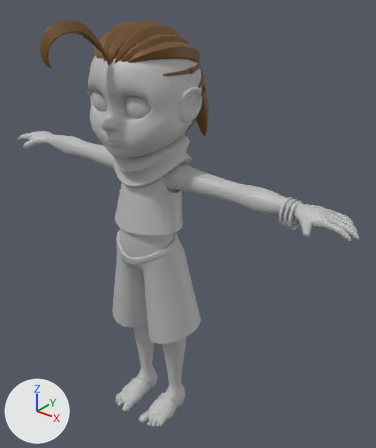
Renders of the FBX model 3dAssets/PlayerCharacter/playerCharacter.fbx from each side of a commit.
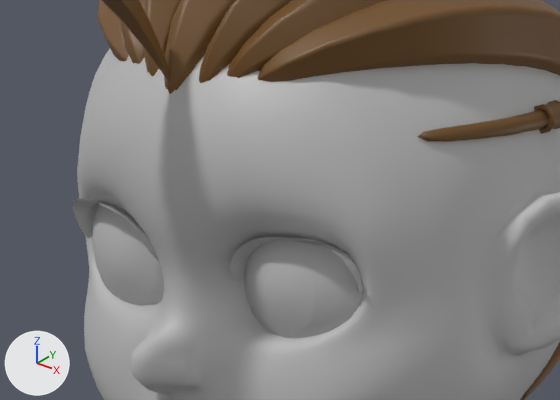
There are two pictures of each version: one whole from a camera (50 mm lens) standing at (1.065, -1.122, 1.504) and looking at (0.084, 0.104, 0.744), one close up on the part from 19% to 51% of the width and 10% to 29% of the height. Lighting does not change. The marker at lower left points along +X, +Y and +Z. Where no turn or scale is listed for an object, it has been applied to the vertices.

Names of what the first close-up shows: 'braids', 'eyeLashes', 'eyeLeft', 'eyeRight', 'hairTop', 'hairTwigBent', 'head'.
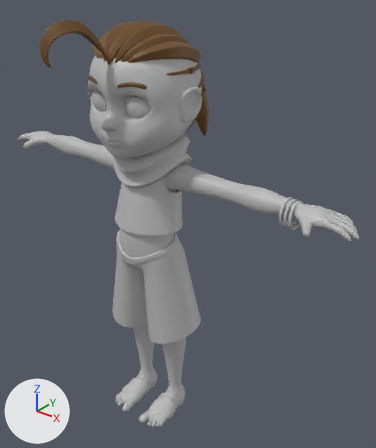
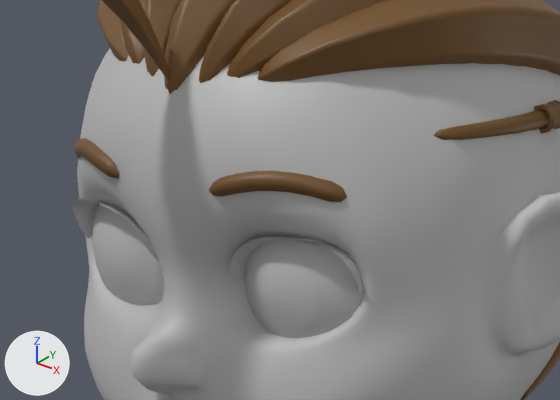
Boxes [x1, y1, x2, y2] around the edits, measured in the close-ups (560 x 400 px; the box of a moved part takes in the faces that stretch with it):
'friendEyeBrows', added (brown): after [74, 138, 347, 202]
'braids', reshaped: before [418, 110, 560, 400]; after [434, 110, 560, 400]
part 1 of me_mesh_005, moved or reshaped: before [418, 117, 533, 141]; after [434, 117, 533, 140]

What the commit changed:
me_mesh_005 has 925 vertices, 752 faces and spans x -0.159..0.159, y -0.153..0.102, z -0.109..0.124.
me_mesh_005 is used by ob_braids; location (0.0, 0.0872, 1.1414).
me_mesh_005 part 1: all 44 vertices in x 0.134..0.159, y -0.153..-0.045, z 0.113..0.124 are multiplied about their middle by the matrix ((0.894, -0.03, -0.02), (0.146, 0.91, 0.02), (0.0, 0.0, 1.0)), then moved by (0.001, 0.006, 0.0).
Mesh me_mesh_017 is new.
It has 94 vertices, 72 faces and spans x -0.19..0.04, y -0.042..0.003, z -0.009..0.011.
It uses material mat_hairmat (brown #6f4c20).
Object 'friendEyeBrows' (ob_friendeyebrows) is new; it shows me_mesh_017.
Its location is (0.075, -0.1014, 1.2327).
